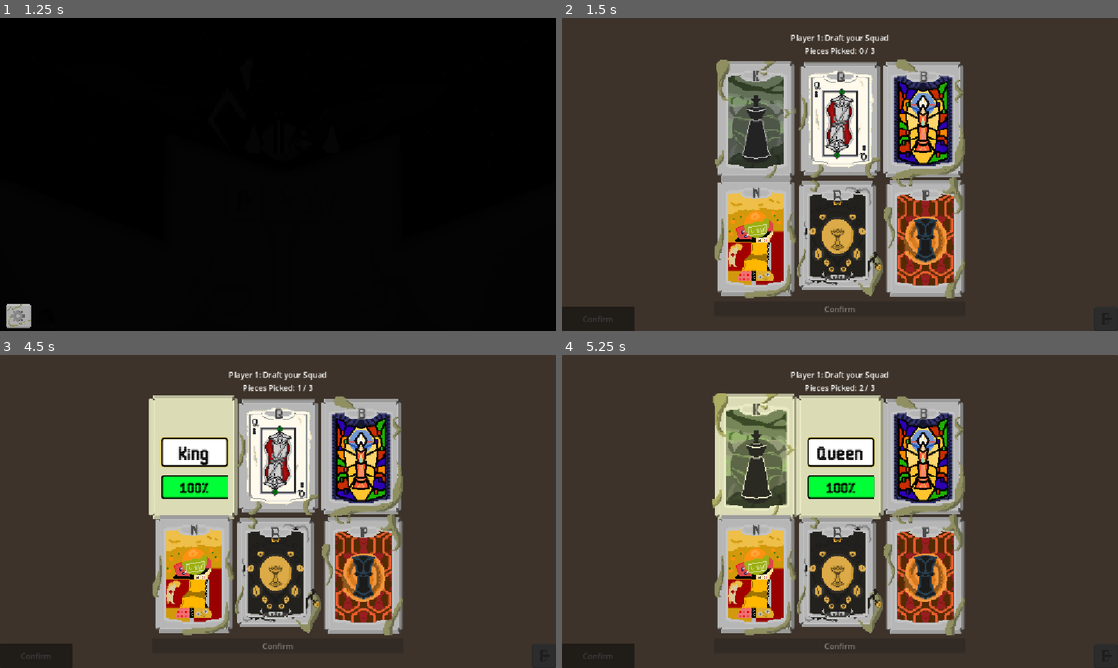
Above: before the commit, frames 1-4 (two rows, left to right).
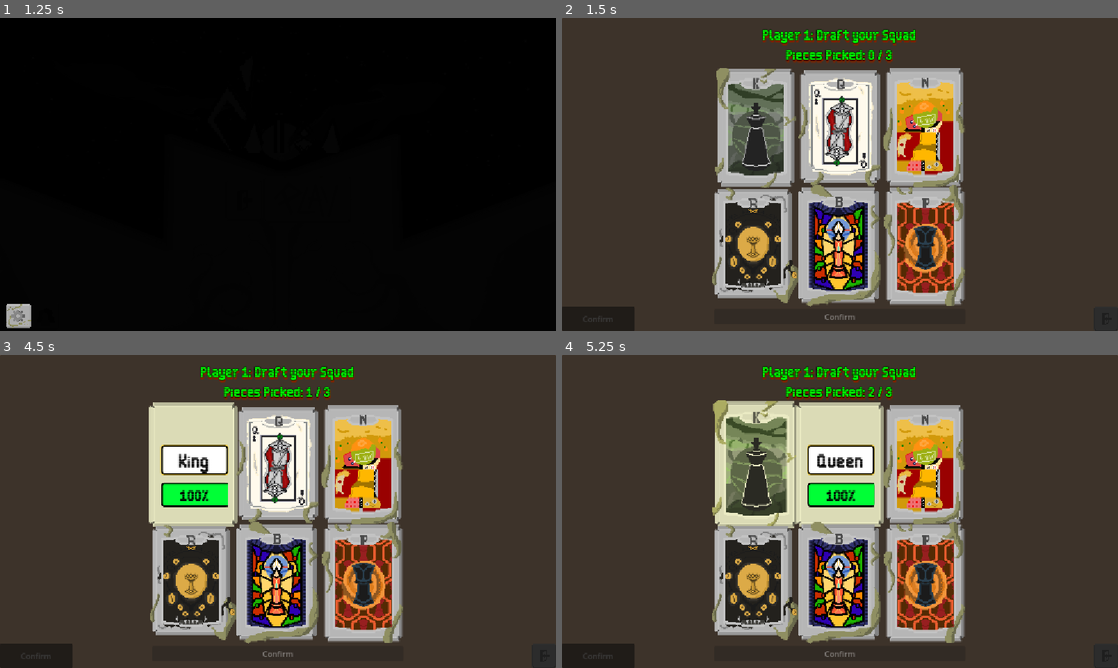
Above: after the commit, the same moments.

Repository: Caiisa-Games/caiisa
Game: Godot game, scene res://scenes/main_menu.tscn
Same seed, same stepped clock (60 frames per second), same inputs: the game is played once before the commit and once after it.
Inputs (mouse positions are in pixels of both pictures, inside the frame that each line leads up to):
- Up to frame 1 (1.25 s): click (344, 196) at 0.5 s
- Up to frame 2 (1.5 s): click (578, 315) at 1.25 s
- Up to frame 3 (4.5 s): click "Confirm" at 2 s; click "Confirm" at 2.75 s; click "Confirm" at 3.5 s; tap Enter at 4.25 s; move the mouse to (194, 458) at 4.27 s; click (194, 458) at 4.42 s
- Up to frame 4 (5.25 s): tap Space at 5 s; move the mouse to (840, 458) at 5.02 s; click (840, 458) at 5.17 s

Frame 1 is identical in both runs. In frame 2, 24% of the frame differs, in the area x 27-73%, y 3-97%; in frame 3, 24%; in frame 4, 24%.

Commit message:
Translate, Classes

Diff:
--- a/data/pieces/bishop.tres
+++ b/data/pieces/bishop.tres
@@ -12,4 +12,5 @@
 texture_white = ExtResource("4_0w8ds")
 texture_black = ExtResource("3_r6wyx")
 card_texture = ExtResource("1_183yx")
+piece_class = 2
 metadata/_custom_type_script = "uid://divct8m8b0k67"
--- a/data/pieces/knight.tres
+++ b/data/pieces/knight.tres
@@ -12,4 +12,5 @@
 texture_white = ExtResource("4_xwehc")
 texture_black = ExtResource("2_igdar")
 card_texture = ExtResource("1_n5u1o")
+piece_class = 1
 metadata/_custom_type_script = "uid://divct8m8b0k67"
--- a/data/pieces/pawn.tres
+++ b/data/pieces/pawn.tres
@@ -12,4 +12,5 @@
 texture_white = ExtResource("4_1q7a2")
 texture_black = ExtResource("1_nhnax")
 card_texture = ExtResource("3_yt1lp")
+piece_class = 1
 metadata/_custom_type_script = "uid://divct8m8b0k67"
--- a/data/pieces/queen.tres
+++ b/data/pieces/queen.tres
@@ -12,4 +12,5 @@
 texture_white = ExtResource("4_kroi7")
 texture_black = ExtResource("3_by47r")
 card_texture = ExtResource("1_bo4sf")
+piece_class = 2
 metadata/_custom_type_script = "uid://divct8m8b0k67"
--- a/locale/translations.csv
+++ b/locale/translations.csv
@@ -2,13 +2,14 @@
 end_turn,End Turn,پایان نوبت
 menu,Menu, صفحه اصلی
 confirm,Confirm, تایید
-both_ready,Both Players Ready, جفت بازیکن آماده هستند
-pieces_selected,%d/%d Pieces Placed,%d/%d مهره قرار گرفته
-turn_label,Player %d - Select Your Pieces, بازیکن %d - مهره هات رو انتخاب کن
 game_over,GAME OVER,پایان بازی
 player_won,Player %d Won,بازیکن %d برنده شد.
 player_turn,Player %d's Turn,نوبت بازیکن %d
 current_round,Round %d,نوبت %d
+draft_label,Player %d: Draft your Squad, بازیکن %d: مهره های های خودتو انتخاب کن
+pieces_picked,Pieces Picked: %d / %d, مهره های انتخاب شده: %d / %d
+pieces_placed,Pieces Placed: %d / %d, مهره های قرار گرفته شده: %d / %d
+player_deploying, Player %d: Deploying,بازیکن %d: در حال قرار دادن مهره
 
 choose_lang,Language:,:زبان
 Master,Master,صدای کل
--- a/scenes/battle_manager.gd
+++ b/scenes/battle_manager.gd
@@ -24,8 +24,6 @@
 @onready var game_over = $GameOverLayer
 
 func _ready() -> void:
-	var h = load("res://assets/sound/بعد از انتخاب همه ی کارت های یک پلیر.mp3")
-	AudioManager.play_sfx(h)
 	AudioManager.play_music(preload("res://assets/sound/music_game.ogg"))
 	player_1_pieces = GameState.player_1_pieces
 	player_2_pieces = GameState.player_2_pieces
--- a/scenes/board.gd
+++ b/scenes/board.gd
@@ -8,6 +8,7 @@
 
 @export var tile_scene: PackedScene
 @export var board_data: BoardData
+@export var show_base: bool = false
 #@export var piece_data: PieceData
 
 var tiles: Dictionary = {}  # Vector2i(x,y) -> Tile
@@ -144,4 +145,6 @@
 
 
 func _ready() -> void:
+	if not show_base:
+		$BoardBase.hide()
 	generate()
--- a/scenes/board.tscn
+++ b/scenes/board.tscn
@@ -1,12 +1,18 @@
-[gd_scene load_steps=4 format=3 uid="uid://b6yyr6n4ljotv"]
+[gd_scene load_steps=5 format=3 uid="uid://b6yyr6n4ljotv"]
 
 [ext_resource type="Script" uid="uid://okylwii1cp6s" path="res://scenes/board.gd" id="1_bw3vb"]
 [ext_resource type="PackedScene" uid="uid://5aapoewew0nq" path="res://scenes/tile.tscn" id="2_tx6nw"]
 [ext_resource type="Resource" uid="uid://bmheprnba1onh" path="res://data/boards/board_01.tres" id="3_nglv8"]
+[ext_resource type="Texture2D" uid="uid://b36wndvjvnu8e" path="res://assets/BoardBase.png" id="4_fv4ni"]
 
 [node name="Board" type="Node2D"]
 script = ExtResource("1_bw3vb")
 tile_scene = ExtResource("2_tx6nw")
 board_data = ExtResource("3_nglv8")
 
+[node name="BoardBase" type="Sprite2D" parent="."]
+position = Vector2(0, 235)
+scale = Vector2(0.36, 0.36)
+texture = ExtResource("4_fv4ni")
+
 [node name="TileContainer" type="Node2D" parent="."]
--- a/scenes/card.gd
+++ b/scenes/card.gd
@@ -47,11 +47,13 @@
 	blank_card.visible = false
 
 func select() -> void:
+	AudioManager.play_sfx(preload("res://assets/sound/فشردن دکمه های سنگی.mp3"))
 	is_selected = true
 	scale = original_scale * 1.075
 	modulate = Color(1.2, 1.2, 1)
 
 func deselect() -> void:
+	AudioManager.play_sfx(preload("res://assets/sound/فشردن دکمه های سنگی.mp3"))
 	is_selected = false
 	scale = original_scale
 	modulate = Color.WHITE
--- a/scenes/piece_selection.gd
+++ b/scenes/piece_selection.gd
@@ -86,29 +86,42 @@
 
 func _on_card_interacted(card: Card) -> void:
 	if current_step <= FlowStep.P2_SELECT:
-		var hand = _get_current_hand()
-		if card.is_selected:
-			card.deselect()
-			hand.erase(card.piece_data)
-		elif hand.size() < MAX_PIECES:
-			card.select()
-			hand.append(card.piece_data)
-
-		confirm_selection_btn.disabled = (hand.size() != MAX_PIECES)
-	else:
-		if card.is_selected:
-			card.deselect()
-			selected_card = null
-			board.clear_all_highlights()
-		else:
-			for child in card_flow.get_children():
-				child.deselect()
-			card.select()
-			selected_card = card
-			selected_tile = null
-			board.clear_all_highlights()
-			board.highlight_tiles(get_valid_placement_tiles(current_player))
+		_handle_draft_interaction(card)
+	else:
+		_handle_placement_interaction(card)
 	_update_ui()
+
+func _handle_draft_interaction(card: Card) -> void:
+	var hand = _get_current_hand()
+	if card.is_selected:
+		card.deselect()
+		hand.erase(card.piece_data)
+	elif hand.size() < MAX_PIECES:
+		var existing_of_class = _get_piece_by_class(hand, card.piece_data.piece_class)
+		if existing_of_class:
+			hand.erase(existing_of_class)
+			_deselect_card_by_data(selection_grid, existing_of_class)
+		card.select()
+		hand.append(card.piece_data)
+
+
+	confirm_selection_btn.disabled = (hand.size() != MAX_PIECES)
+
+func _handle_placement_interaction(card: Card) -> void:
+	if card.is_selected:
+		card.deselect()
+		selected_card = null
+		board.clear_all_highlights()
+	else:
+		for child in card_flow.get_children():
+			if child is Card: child.deselect()
+
+		card.select()
+		selected_card = card
+		selected_tile = null
+		_set_remove_btn_status(false)
+		board.clear_all_highlights()
+		board.highlight_tiles(get_valid_placement_tiles(current_player))
 
 func _on_confirm_selection_pressed() -> void:
 	AudioManager.play_sfx(preload("res://assets/sound/بعد از انتخاب همه ی کارت های یک پلیر.mp3"))
@@ -145,6 +158,7 @@
 
 func _place_new_piece(grid_pos: Vector2i, piece: PieceData) -> void:
 	if board.place_piece(selected_card.piece_data, grid_pos.x, grid_pos.y, current_player):
+		AudioManager.play_sfx(preload("res://assets/sound/فرود اومدن مهره بعد از حرکت.mp3"))
 		_get_current_placed_dict()[grid_pos] = piece
 		selected_card.set_disabled(true)
 		selected_card.deselect()
@@ -167,15 +181,15 @@
 
 func _update_ui() -> void:
 	if current_step == FlowStep.P1_SELECT or current_step == FlowStep.P2_SELECT:
-		draft_turn_label.text = "Player %d: Draft your Squad" % current_player
-		draft_count_label.text = "Pieces Picked: %d / %d" % [_get_current_hand().size(), MAX_PIECES]
+		draft_turn_label.text = tr("draft_label") % current_player
+		draft_count_label.text = tr("pieces_picked") % [_get_current_hand().size(), MAX_PIECES]
 
 		placement_turn_label.text = ""
 		placement_count_label.text = ""
 
 	else:
-		placement_turn_label.text = "Player %d: Deploying" % current_player
-		placement_count_label.text = "Pieces Placed: %d / %d" % [_get_current_placed_dict().size(), MAX_PIECES]
+		placement_turn_label.text = tr("player_deploying") % current_player
+		placement_count_label.text = tr("pieces_placed") % [_get_current_placed_dict().size(), MAX_PIECES]
 
 func _set_remove_btn_status(v):
 	remove_button.visible = v
@@ -198,6 +212,7 @@
 		dict[target_tile.grid_position] = dict[selected_tile.grid_position]
 		dict.erase(selected_tile.grid_position)
 		board._move_occupant(selected_tile, target_tile)
+	AudioManager.play_sfx(preload("res://assets/sound/فرود اومدن مهره بعد از حرکت.mp3"))
 	selected_tile = null
 	_set_remove_btn_status(false)
 	board.clear_all_highlights()
@@ -215,3 +230,14 @@
 		selected_tile = null
 		_update_ui()
 		confirm_placement_btn.disabled = true
+
+func _get_piece_by_class(hand: Array[PieceData], p_class: PieceData.PieceClass) -> PieceData:
+	for piece in hand:
+		if piece.piece_class == p_class: return piece
+	return null
+
+func _deselect_card_by_data(container: Control, data: PieceData) -> void:
+	for child in container.get_children():
+		if child is Card and child.piece_data == data:
+			child.deselect()
+			return
--- a/scenes/piece_selection.tscn
+++ b/scenes/piece_selection.tscn
@@ -3,7 +3,6 @@
 [ext_resource type="Texture2D" uid="uid://dtnx0m4qvnr24" path="res://assets/BG.png" id="1_7e3yo"]
 [ext_resource type="Script" uid="uid://cwbah32ksyhk2" path="res://scenes/piece_selection.gd" id="1_34mbo"]
 [ext_resource type="Script" uid="uid://divct8m8b0k67" path="res://scripts/piece_data.gd" id="2_j66un"]
-[ext_resource type="FontFile" uid="uid://bcunte0mi7gyh" path="res://assets/fonts/Pixel-Bold.ttf" id="3_k1b5r"]
 [ext_resource type="PackedScene" uid="uid://b6yyr6n4ljotv" path="res://scenes/board.tscn" id="3_mcp5b"]
 [ext_resource type="Resource" uid="uid://btkjhpj0fm5vg" path="res://data/pieces/rook.tres" id="4_rme2a"]
 [ext_resource type="Resource" uid="uid://dvlbi4nhupb2m" path="res://data/pieces/pawn.tres" id="5_rme2a"]
@@ -12,6 +11,7 @@
 [ext_resource type="Resource" uid="uid://dhey5alqj4klo" path="res://data/pieces/knight.tres" id="7_6migr"]
 [ext_resource type="Resource" uid="uid://b6asab88n3akv" path="res://data/pieces/queen.tres" id="7_gwvtb"]
 [ext_resource type="Texture2D" uid="uid://dyrktggnqs1af" path="res://assets/Exit.png" id="10_6migr"]
+[ext_resource type="FontFile" uid="uid://bdc0kuo02kiop" path="res://assets/fonts/Thin Sans.ttf" id="11_svpf0"]
 
 [sub_resource type="StyleBoxEmpty" id="StyleBoxEmpty_c8ih6"]
 
@@ -56,7 +56,7 @@
 grow_vertical = 2
 mouse_filter = 2
 script = ExtResource("1_34mbo")
-available_pieces = Array[ExtResource("2_j66un")]([ExtResource("6_svpf0"), ExtResource("7_gwvtb"), ExtResource("5_svpf0"), ExtResource("7_6migr"), ExtResource("4_rme2a"), ExtResource("5_rme2a")])
+available_pieces = Array[ExtResource("2_j66un")]([ExtResource("6_svpf0"), ExtResource("7_gwvtb"), ExtResource("7_6migr"), ExtResource("4_rme2a"), ExtResource("5_svpf0"), ExtResource("5_rme2a")])
 
 [node name="UICanvas" type="CanvasLayer" parent="."]
 
@@ -157,7 +157,7 @@
 theme_override_constants/shadow_offset_y = 4
 theme_override_constants/outline_size = 4
 theme_override_constants/shadow_outline_size = 4
-theme_override_fonts/font = ExtResource("3_k1b5r")
+theme_override_fonts/font = ExtResource("11_svpf0")
 theme_override_font_sizes/font_size = 16
 
 [node name="PlayerTurnLabel" type="Label" parent="UICanvas/MainUI/HSplitContainer/RightPanel"]
@@ -172,7 +172,7 @@
 theme_override_constants/shadow_offset_y = 4
 theme_override_constants/outline_size = 4
 theme_override_constants/shadow_outline_size = 4
-theme_override_fonts/font = ExtResource("3_k1b5r")
+theme_override_fonts/font = ExtResource("11_svpf0")
 theme_override_font_sizes/font_size = 16
 horizontal_alignment = 2
 
@@ -199,11 +199,21 @@
 
 [node name="DraftLabels" type="VBoxContainer" parent="UICanvas/MainUI/SelectionOverlay/CenterContainer/VBoxContainer"]
 layout_mode = 2
+theme_override_constants/separation = 2
 
 [node name="DraftTurnLabel" type="Label" parent="UICanvas/MainUI/SelectionOverlay/CenterContainer/VBoxContainer/DraftLabels"]
 layout_mode = 2
 size_flags_horizontal = 4
 size_flags_vertical = 0
+theme_override_colors/font_color = Color(0, 1, 0, 1)
+theme_override_colors/font_shadow_color = Color(0.49803922, 0.13725491, 0, 1)
+theme_override_colors/font_outline_color = Color(0, 0, 0, 1)
+theme_override_constants/line_spacing = 4
+theme_override_constants/paragraph_spacing = 4
+theme_override_constants/shadow_offset_y = 4
+theme_override_constants/outline_size = 4
+theme_override_constants/shadow_outline_size = 4
+theme_override_fonts/font = ExtResource("11_svpf0")
 horizontal_alignment = 1
 vertical_alignment = 1
 
@@ -211,6 +221,16 @@
 layout_mode = 2
 size_flags_horizontal = 4
 size_flags_vertical = 0
+theme_override_colors/font_color = Color(0, 1, 0, 1)
+theme_override_colors/font_shadow_color = Color(0.49803922, 0.13725491, 0, 1)
+theme_override_colors/font_outline_color = Color(0, 0, 0, 1)
+theme_override_constants/line_spacing = 4
+theme_override_constants/paragraph_spacing = 4
+theme_override_constants/shadow_offset_x = 1
+theme_override_constants/shadow_offset_y = 4
+theme_override_constants/outline_size = 4
+theme_override_constants/shadow_outline_size = 4
+theme_override_fonts/font = ExtResource("11_svpf0")
 horizontal_alignment = 1
 vertical_alignment = 1
 
--- a/scripts/piece_data.gd
+++ b/scripts/piece_data.gd
@@ -1,10 +1,7 @@
 class_name PieceData
 extends Resource
 
-enum PieceClass { CLASS_A, CLASS_B, CLASS_C }
-
-@export_group("Classification")
-@export var piece_class: PieceClass
+enum PieceClass { TANK, BERSERKER, UTILITY }
 
 @export_group("Info")
 @export var name: String
@@ -22,3 +19,6 @@
 
 @export_group("Movement")
 @export var movement: MovementData
+
+@export_group("Classification")
+@export var piece_class: PieceClass
Binary file changed: assets/BoardBase.png
Binary file changed: locale/translations.en.translation
Binary file changed: locale/translations.fa.translation
